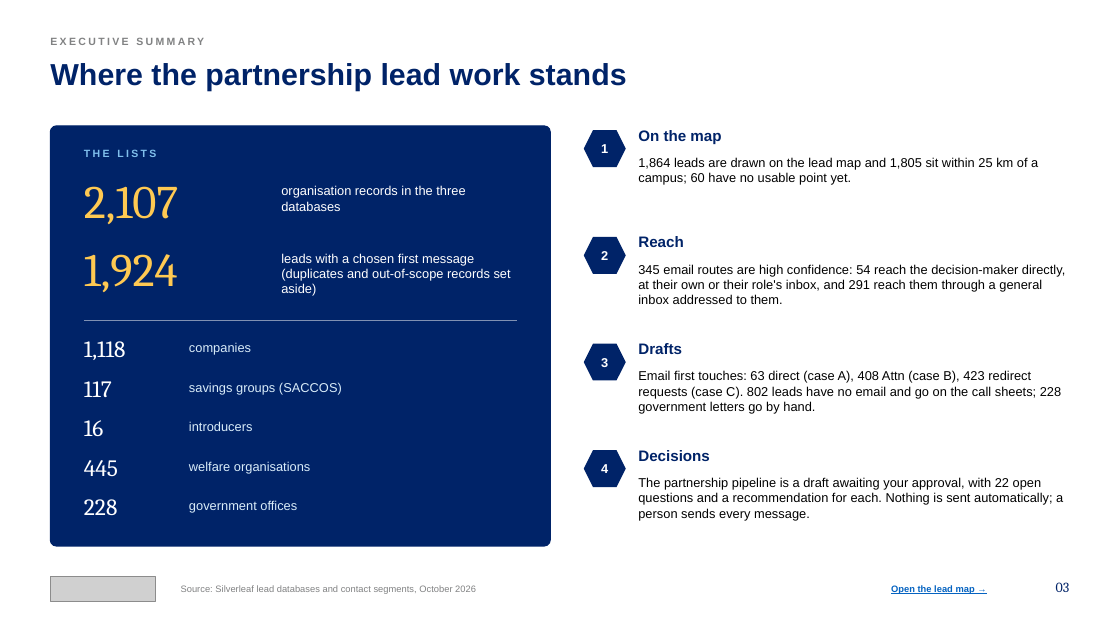
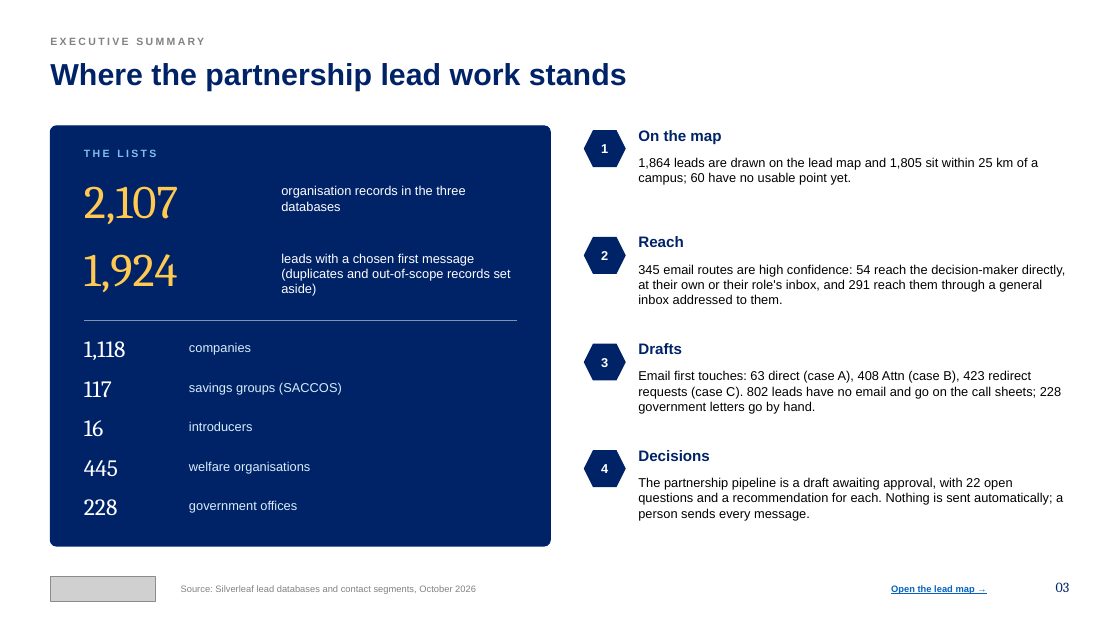
Before and after one commit to Nehemia-joh/Agenticmarketing, a slide deck: slide 3 of outputs/presentations/Silverleaf_Lead_Generation_Strategy_2026-10-12.pptx. Drawn at 1120x630 pixels with LibreOffice and Linux fonts; fonts in the diff are those of the drawing; grey boxes stand for pictures. Boxes give left, top, right and bottom in pixels: in the first picture for what was removed or moved away, otherwise in the second. Text is boxed around its words. In the diff, an @@ line names an element or a change of style, - is before the commit and + after.

```diff
--- a/outputs/presentations/Silverleaf_Lead_Generation_Strategy_2026-10-12.pptx
+++ b/outputs/presentations/Silverleaf_Lead_Generation_Strategy_2026-10-12.pptx
@@ text at box(638, 477, 1063, 521): text changed @@
-The partnership pipeline is a draft awaiting your approval, with 22 open questions and a recommendation for each. Nothing is sent automatically; a person sends every message.
+The partnership pipeline is a draft awaiting approval, with 22 open questions and a recommendation for each. Nothing is sent automatically; a person sends every message.
```
Also in this commit, not shown: 15 other slides changed.
